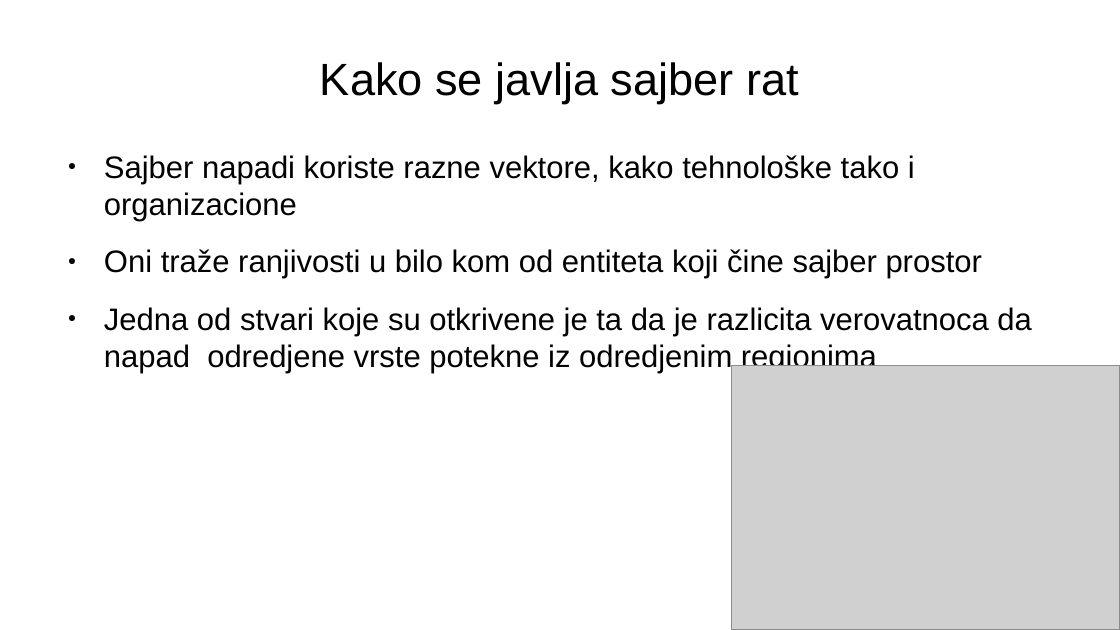
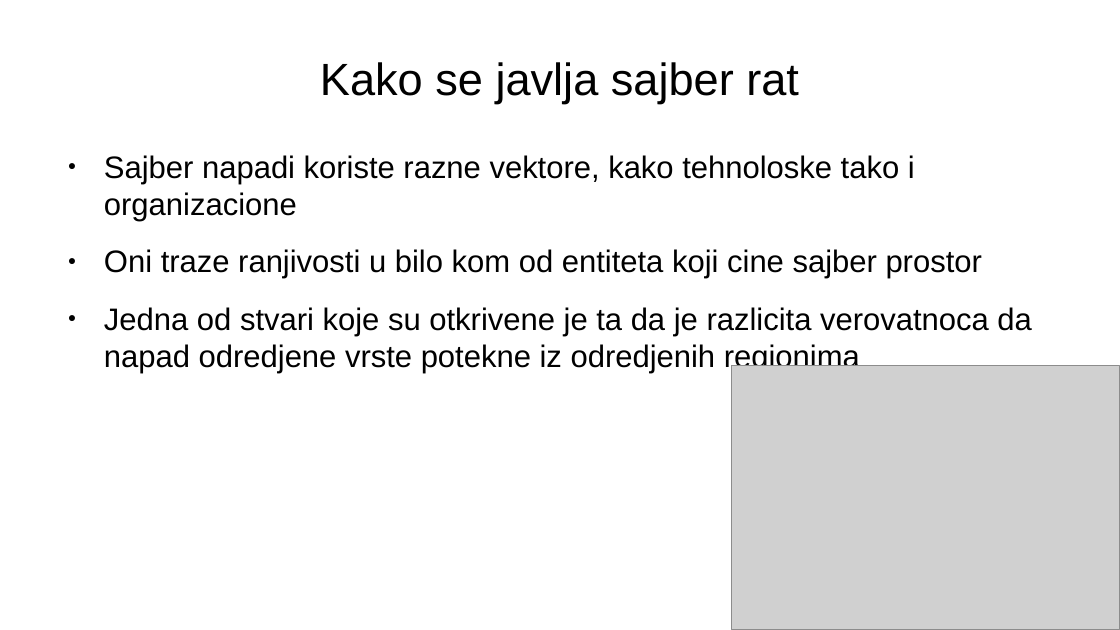
Before and after one commit to vukvuk21/RID, a slide deck: slide 7 of rid_2022_seminarski/mi19120_Luka_Vukotic/Predavanje_2/SajberRat.odp. Drawn at 1120x630 pixels with LibreOffice and Linux fonts; fonts in the diff are those of the drawing; grey boxes stand for pictures. Boxes give left, top, right and bottom in pixels: in the first picture for what was removed or moved away, otherwise in the second. Text is boxed around its words. In the diff, an @@ line names an element or a change of style, - is before the commit and + after.

```diff
--- a/rid_2022_seminarski/mi19120_Luka_Vukotic/Predavanje_2/SajberRat.odp
+++ b/rid_2022_seminarski/mi19120_Luka_Vukotic/Predavanje_2/SajberRat.odp
@@ text at (x1=104, y1=155, x2=1031, y2=373): text changed @@
-● Sajber napadi koriste razne vektore, kako tehnološke tako i organizacione
-● Oni traže ranjivosti u bilo kom od entiteta koji čine sajber prostor
-● Jedna od stvari koje su otkrivene je ta da je razlicita verovatnoca da napad odredjene vrste potekne iz odredjenim regionima
+● Sajber napadi koriste razne vektore, kako tehnoloske tako i organizacione
+● Oni traze ranjivosti u bilo kom od entiteta koji cine sajber prostor
+● Jedna od stvari koje su otkrivene je ta da je razlicita verovatnoca da napad odredjene vrste potekne iz odredjenih regionima
```
Also in this commit, not shown: 4 other slides changed, 8 other files.
